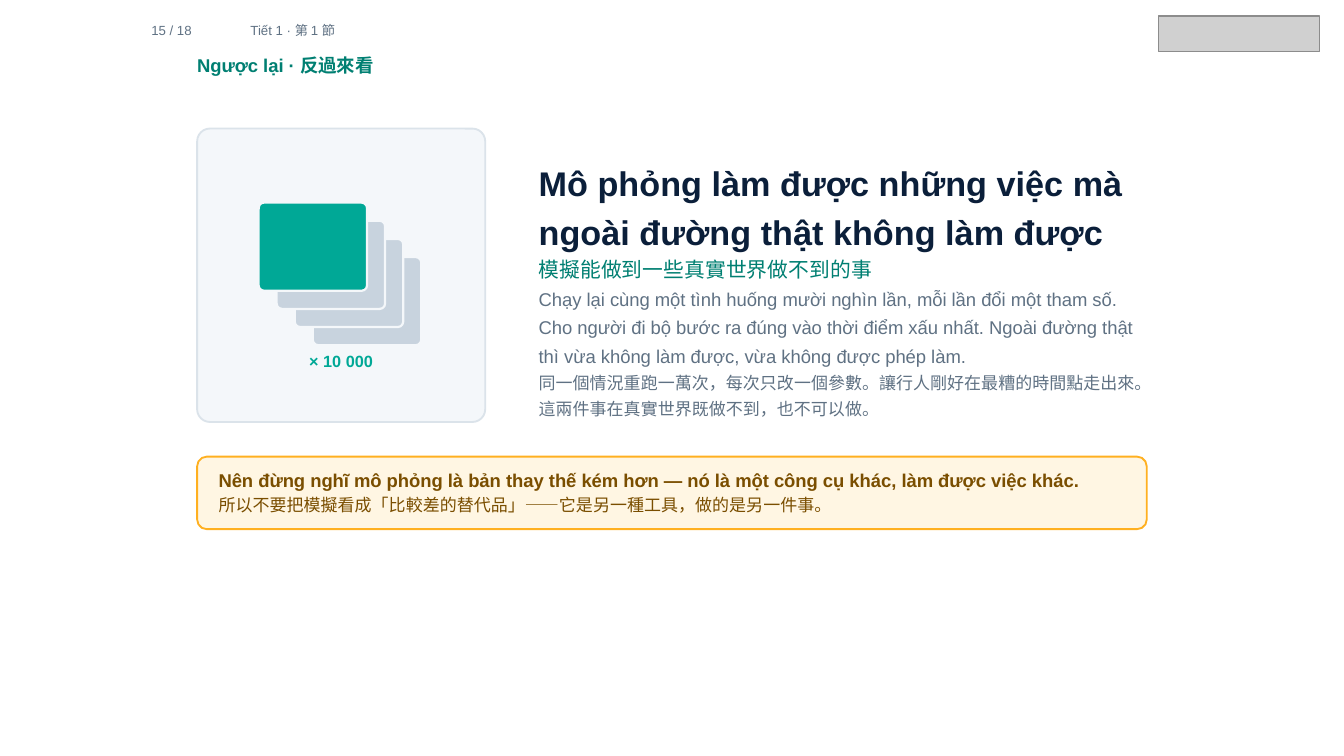
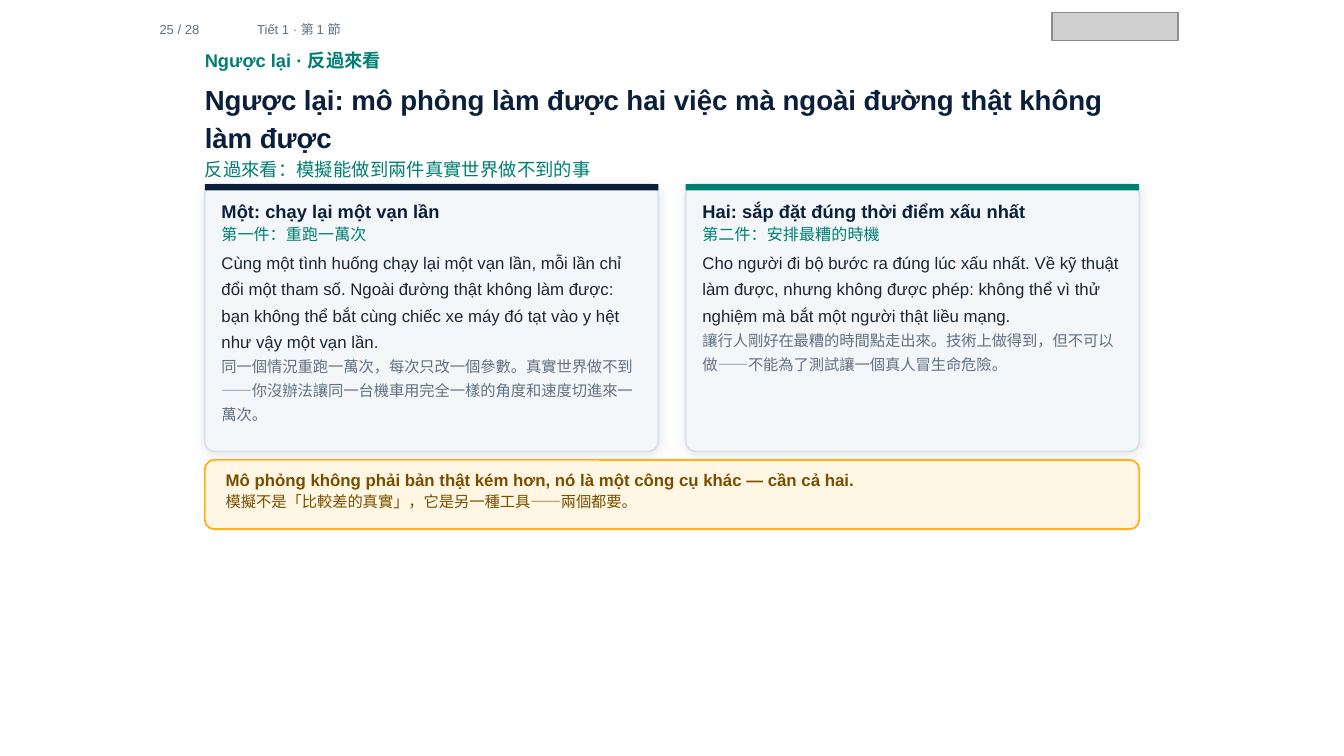
Before and after one commit to ch-neural/MITUST-Principles-of-Self-Driving-Cars, a slide deck: slide 25 of 第四週(10-01)/第四週_第1節_簡報.pptx (slide 15 before the commit). Drawn at 1344x756 pixels with LibreOffice and Linux fonts; fonts in the diff are those of the drawing; grey boxes stand for pictures. Boxes give left, top, right and bottom in pixels: in the first picture for what was removed or moved away, otherwise in the second. Text is boxed around its words. In the diff, an @@ line names an element or a change of style, - is before the commit and + after.

```diff
--- a/第四週(10-01)/第四週_第1節_簡報.pptx
+++ b/第四週(10-01)/第四週_第1節_簡報.pptx
@@ text removed at bbox=[151, 26, 192, 35] @@
-15 / 18
@@ text added at bbox=[160, 25, 200, 34], 7 pt, text #5F7183 @@
+25 / 28
@@ text "Tiết 1 · 第 1 ...": place and size @@
-text "Tiết 1 · 第 1 ..." at bbox=[250, 24, 335, 36]
+text "Tiết 1 · 第 1 ..." at bbox=[257, 23, 341, 35]
@@ text "Tiết 1 · 第 1 ..." at bbox=[257, 23, 341, 35]: size 7.1 to 7 pt @@
@@ picture: place and size @@
-picture at bbox=[1159, 16, 1320, 52]
+picture at bbox=[1052, 12, 1179, 40]
@@ text "Ngược lại · 反過來看" at bbox=[205, 51, 381, 71]: size 9.9 to 9.8 pt @@
@@ text at bbox=[205, 89, 1102, 178]: text changed; size 18.3 to 14.8 pt @@
-Mô phỏng làm được những việc mà ngoài đường thật không làm được
-模擬能做到一些真實世界做不到的事
+Ngược lại: mô phỏng làm được hai việc mà ngoài đường thật không làm được
+反過來看：模擬能做到兩件真實世界做不到的事
@@ rounded rectangle: place and size @@
-rounded rectangle at bbox=[198, 129, 485, 422]
+rounded rectangle at bbox=[204, 184, 659, 452]
@@ rounded rectangle at bbox=[204, 184, 659, 452]: shadow on; proportions changed @@
@@ rectangle added at bbox=[204, 184, 659, 191], fill #0B1F3A @@
@@ text added at bbox=[221, 204, 439, 242], 9.8 pt, text #0B1F3A, bold @@
+Một: chạy lại một vạn lần
+第一件：重跑一萬次
@@ rounded rectangle removed at bbox=[258, 203, 367, 292] @@
@@ rounded rectangle added at bbox=[685, 184, 1140, 452], fill #F4F7FA, outline #DBE3EA 1 pt @@
@@ rectangle added at bbox=[685, 184, 1140, 191], fill #007F72 @@
@@ text added at bbox=[702, 204, 1026, 242], 9.8 pt, text #0B1F3A, bold @@
+Hai: sắp đặt đúng thời điểm xấu nhất
+第二件：安排最糟的時機
@@ rounded rectangle removed at bbox=[277, 220, 386, 309] @@
@@ rounded rectangle removed at bbox=[294, 239, 403, 328] @@
@@ text added at bbox=[221, 255, 632, 421], 9 pt, text #1A2733 @@
+Cùng một tình huống chạy lại một vạn lần, mỗi lần chỉ đổi một tham số. Ngoài đường thật không làm được: bạn không thể bắt cùng chiếc xe máy đó tạt vào y hệt như vậy một vạn lần.
+同一個情況重跑一萬次，每次只改一個參數。真實世界做不到——你沒辦法讓同一台機車用完全一樣的角度和速度切進來一萬次。
@@ rounded rectangle removed at bbox=[313, 257, 422, 345] @@
@@ text at bbox=[702, 256, 1118, 371]: text changed; size 9.9 to 9 pt; text colour #5F7183 to #1A2733 @@
-Chạy lại cùng một tình huống mười nghìn lần, mỗi lần đổi một tham số. Cho người đi bộ bước ra đúng vào thời điểm xấu nhất. Ngoài đường thật thì vừa không làm được, vừa không được phép làm.
-同一個情況重跑一萬次，每次只改一個參數。讓行人剛好在最糟的時間點走出來。這兩件事在真實世界既做不到，也不可以做。
+Cho người đi bộ bước ra đúng lúc xấu nhất. Về kỹ thuật làm được, nhưng không được phép: không thể vì thử nghiệm mà bắt một người thật liều mạng.
+讓行人剛好在最糟的時間點走出來。技術上做得到，但不可以做——不能為了測試讓一個真人冒生命危險。
@@ text removed at bbox=[323, 355, 373, 367] @@
-× 10 000
@@ rounded rectangle: place and size @@
-rounded rectangle at bbox=[198, 457, 1148, 530]
+rounded rectangle at bbox=[204, 460, 1138, 530]
@@ rounded rectangle at bbox=[204, 460, 1138, 530]: proportions changed @@
@@ text at bbox=[226, 473, 854, 509]: text changed; size 9.9 to 9 pt @@
-Nên đừng nghĩ mô phỏng là bản thay thế kém hơn — nó là một công cụ khác, làm được việc khác.
-所以不要把模擬看成「比較差的替代品」——它是另一種工具，做的是另一件事。
+Mô phỏng không phải bản thật kém hơn, nó là một công cụ khác — cần cả hai.
+模擬不是「比較差的真實」，它是另一種工具——兩個都要。
```
Also in this commit, not shown: 15 other slides changed, 12 slides added, 2 slides removed, 3 other files.
